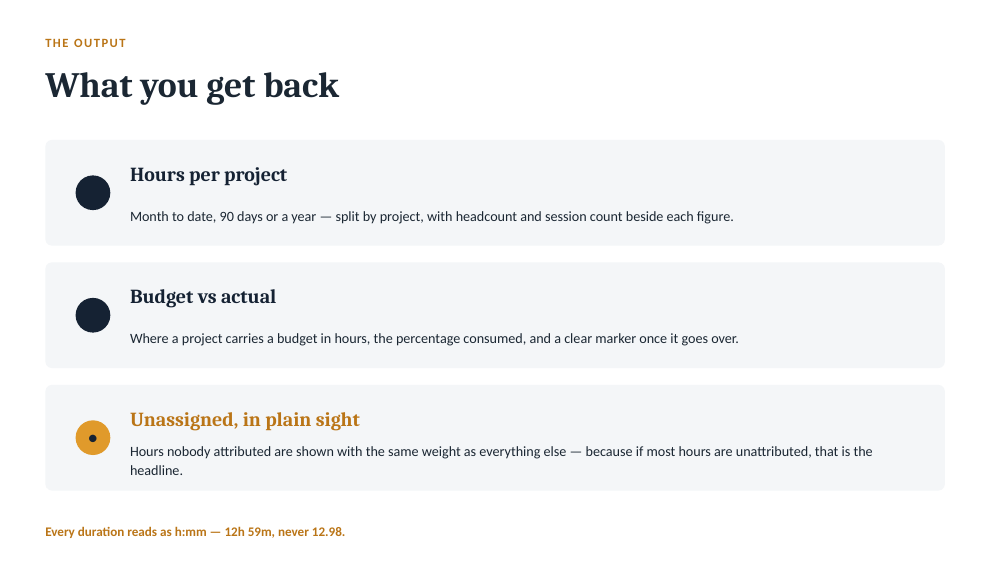
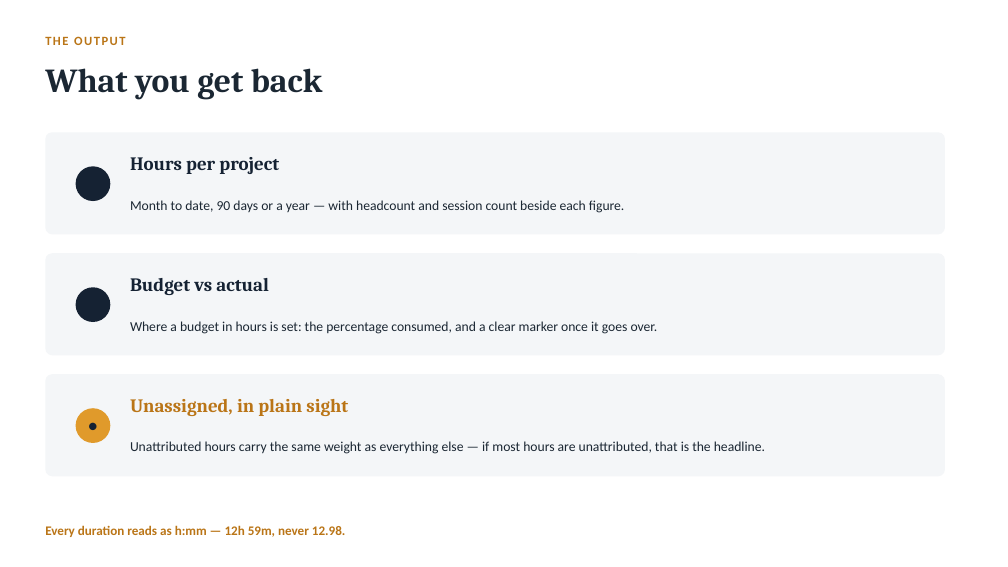
Before and after one commit to iammuniraa-wq/bpmsquare-app, a slide deck: slide 13 of docs/BPMSquare_WFM_Project_Costing.pptx (slide 6 before the commit). Drawn at 1008x567 pixels with LibreOffice and Linux fonts; fonts in the diff are those of the drawing. Boxes give left, top, right and bottom in pixels: in the first picture for what was removed or moved away, otherwise in the second. Text is boxed around its words. In the diff, an @@ line names an element or a change of style, - is before the commit and + after.

```diff
--- a/docs/BPMSquare_WFM_Project_Costing.pptx
+++ b/docs/BPMSquare_WFM_Project_Costing.pptx
@@ text "What you get back" at (45,68,323,100): size 34 to 32 pt @@
@@ rounded rectangle: place and size @@
-rounded rectangle at (45,140,945,246)
+rounded rectangle at (45,132,945,234)
@@ text "Hours per project": place and size @@
-text "Hours per project" at (130,167,287,186)
+text "Hours per project" at (130,157,279,174)
@@ text at (130,200,625,213): text changed; size 13.5 to 13 pt @@
-Month to date, 90 days or a year — split by project, with headcount and session count beside each figure.
+Month to date, 90 days or a year — with headcount and session count beside each figure.
@@ rounded rectangle: place and size @@
-rounded rectangle at (45,262,945,368)
+rounded rectangle at (45,253,945,355)
@@ text "Budget vs actual": place and size @@
-text "Budget vs actual" at (130,289,276,308)
+text "Budget vs actual" at (130,278,269,295)
@@ text at (130,321,658,334): text changed; size 13.5 to 13 pt @@
-Where a project carries a budget in hours, the percentage consumed, and a clear marker once it goes over.
+Where a budget in hours is set: the percentage consumed, and a clear marker once it goes over.
@@ proportions changed in 3 elements at (45,132,945,234), (45,253,945,355), (45,374,945,476) @@
@@ rounded rectangle: place and size @@
-rounded rectangle at (45,385,945,491)
+rounded rectangle at (45,374,945,476)
@@ 3 ellipses, 3 texts: place and size @@
-3 ellipses, 3 texts at (76,175,110,455)
+3 ellipses, 3 texts at (76,166,110,443)
@@ size 19 to 18 pt in 3 elements at (130,157,279,174), (130,278,269,295), (130,399,348,416) @@
@@ text "Unassigned, in plain sight": place and size @@
-text "Unassigned, in plain sight" at (130,412,360,431)
+text "Unassigned, in plain sight" at (130,399,348,416)
@@ text at (130,441,765,454): text changed; size 13.5 to 13 pt @@
-Hours nobody attributed are shown with the same weight as everything else — because if most hours are unattributed, that is the headline.
+Unattributed hours carry the same weight as everything else — if most hours are unattributed, that is the headline.
```
Also in this commit, not shown: 4 other slides changed, 10 slides added, 3 slides removed.
